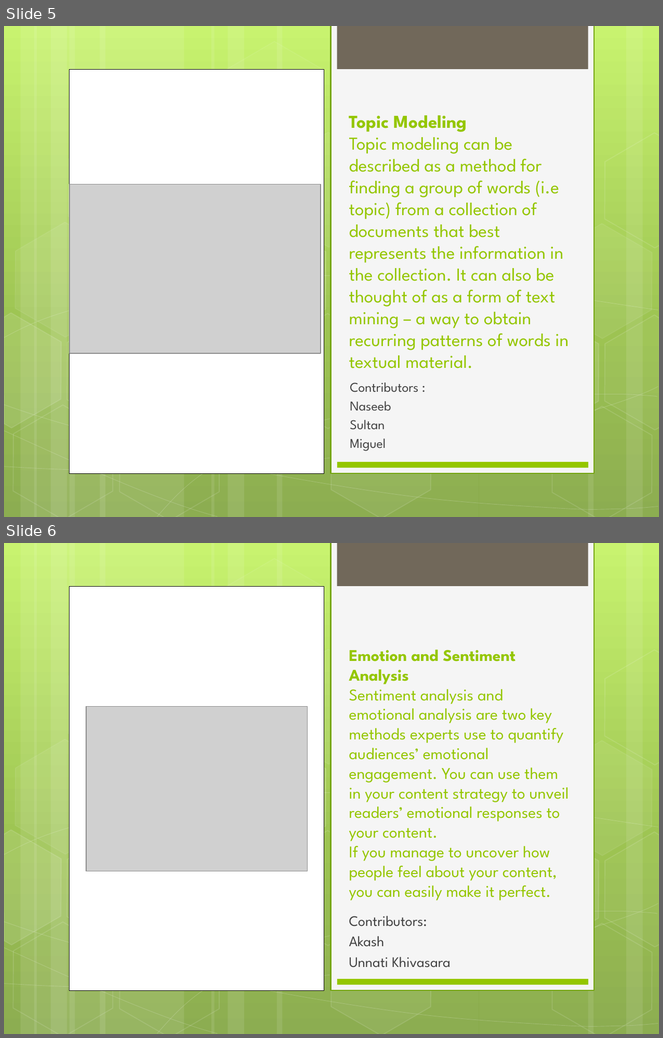
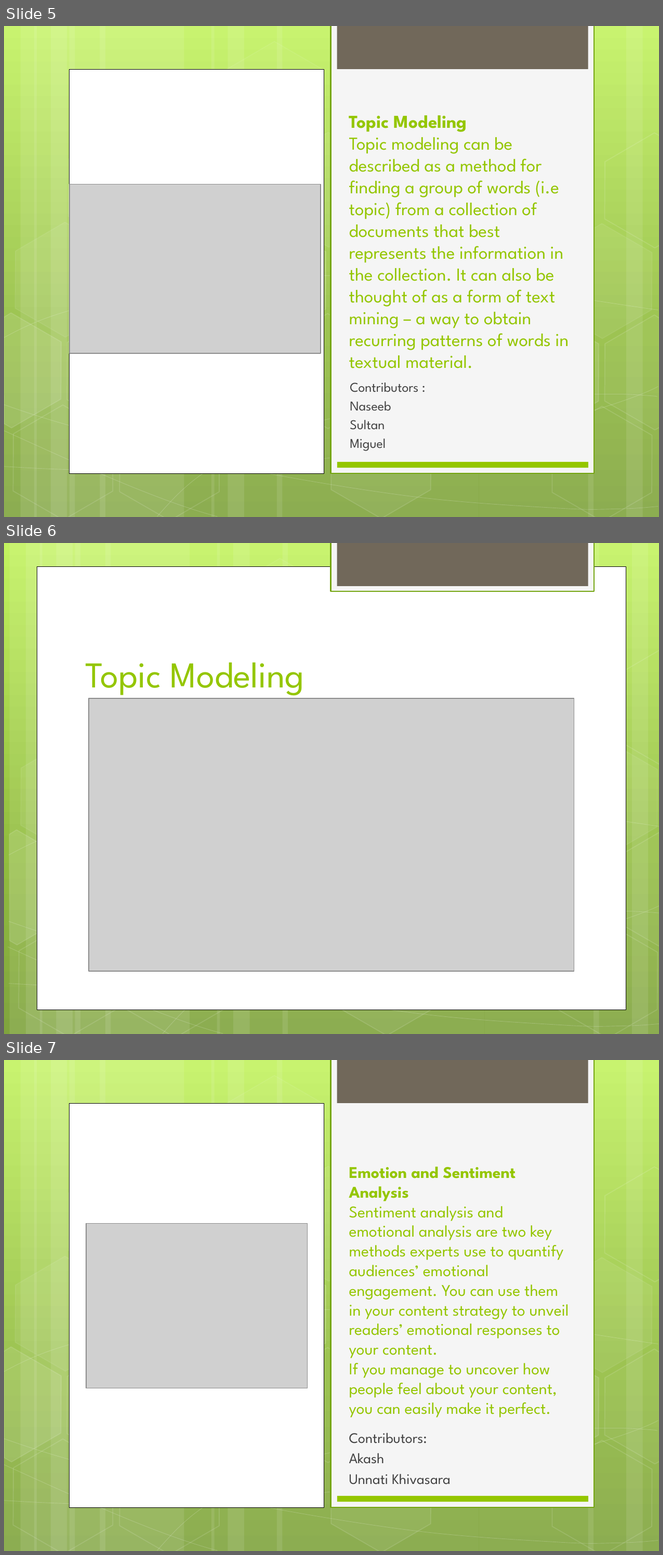
Before and after one commit to UNCG-CSE/Budget_Text_Analysis, a slide deck: doc/Project Review 1.pptx. Shown one above the other, each under a label of ours: slides 5 and 6 before the commit, slides 5, 6 and 7 after it. The pictures are 663x1038 and 663x1555 pixels, drawn with LibreOffice and Linux fonts; fonts in the diff are those of the drawing; grey boxes stand for pictures. Boxes give left, top, right and bottom in pixels: in the first picture for what was removed or moved away, otherwise in the second. Text is boxed around its words. In the diff, an @@ line names an element or a change of style, - is before the commit and + after.

```diff
--- a/doc/Project Review 1.pptx
+++ b/doc/Project Review 1.pptx
@@ slide 6 added at (4, 543, 659, 1034), background gradient #C3F35F to #93BF3F to #81A53E; not listed: 1 template element that a slide beside it also shows @@
@@ rectangle added at (331, 543, 594, 591), fill #F5F5F5, outline #74A510 1.25 pt @@
@@ rectangle added at (37, 566, 626, 1009), fill #FFFFFF, outline #000000 0.5 pt @@
@@ group added at (4, 543, 659, 1034): 12 rectangles, 8 freeform shapes, 8 hexagons @@
@@ title added at (85, 663, 304, 698), 40 pt, text #94C600 @@
+Topic Modeling
@@ picture added at (89, 698, 574, 971) @@
@@ what was slide 6 is now slide 7 @@
```
